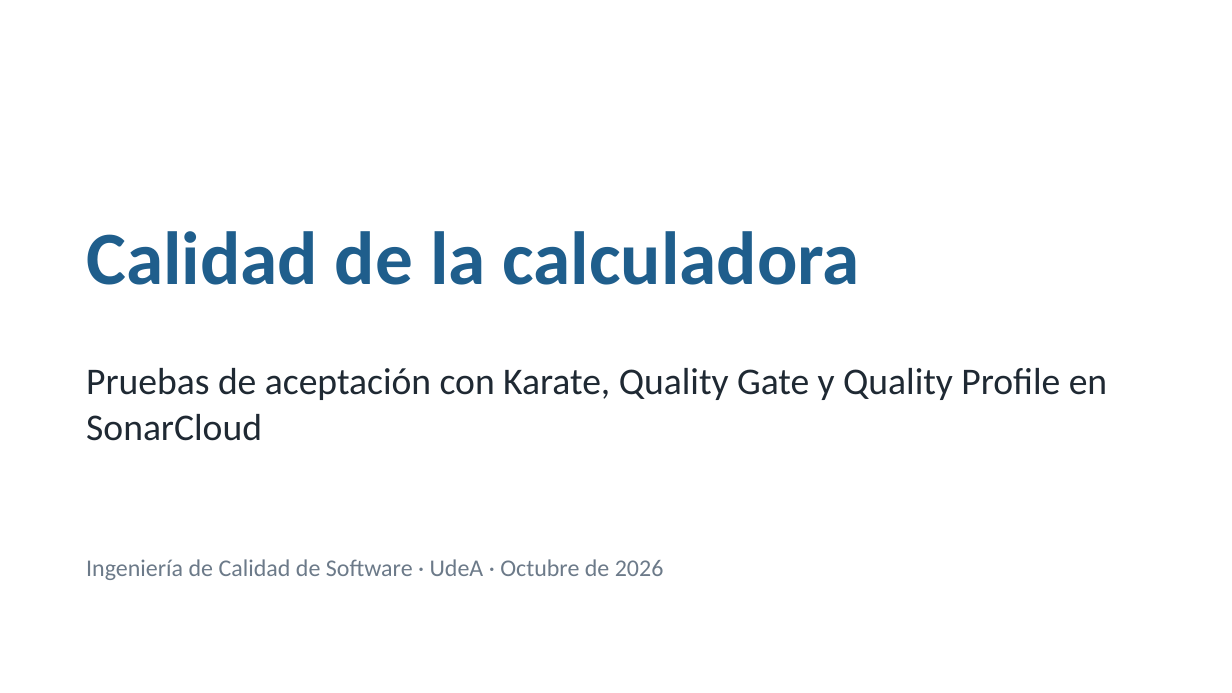
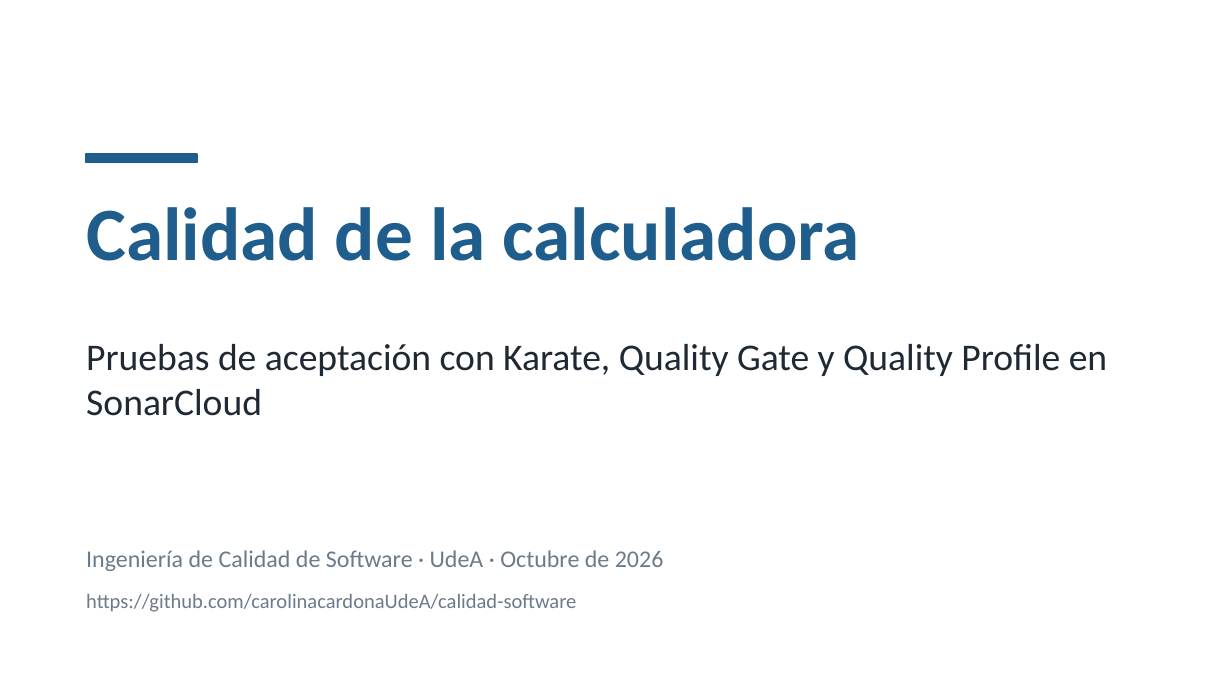
Before and after one commit to carolinacardonaUdeA/calidad-software, a slide deck: slide 1 of docs/Presentacion_Calidad_Calculadora.pptx. Drawn at 1232x693 pixels with LibreOffice and Linux fonts; fonts in the diff are those of the drawing. Boxes give left, top, right and bottom in pixels: in the first picture for what was removed or moved away, otherwise in the second. Text is boxed around its words. In the diff, an @@ line names an element or a change of style, - is before the commit and + after.

Commit message:
configuracion sonar

```diff
--- a/docs/Presentacion_Calidad_Calculadora.pptx
+++ b/docs/Presentacion_Calidad_Calculadora.pptx
@@ rectangle added at (86,154,197,163), fill #1F5E8C, outline #1F5E8C 1 pt @@
@@ title "Calidad de la calculadora": place and size @@
-title "Calidad de la calculadora" at (86,231,860,285)
+title "Calidad de la calculadora" at (86,207,860,261)
@@ text "Pruebas de aceptación con Karate, ...": place and size @@
-text "Pruebas de aceptación con Karate, ..." at (86,368,1107,441)
+text "Pruebas de aceptación con Karate, ..." at (86,344,1107,416)
@@ text "Ingeniería de Calidad de Software ...": place and size @@
-text "Ingeniería de Calidad de Software ..." at (86,559,664,580)
+text "Ingeniería de Calidad de Software ..." at (86,550,664,571)
@@ text added at (86,594,576,612), 12 pt, text #6C7A89 @@
+https://github.com/carolinacardonaUdeA/calidad-software
```
Also in this commit, not shown: 7 other slides changed, 7 slides added, 1 slide removed, 7 other files.
